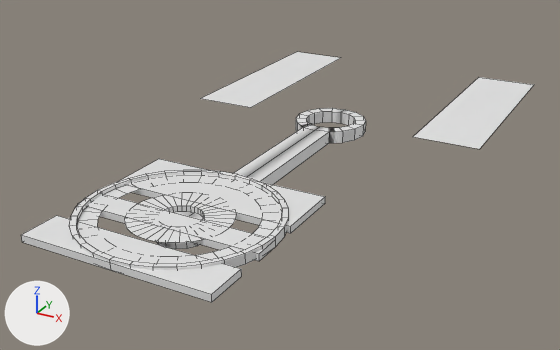
Renders of the OBJ model assets/engine.obj from each side of a commit.
Rendered twice from a camera (50 mm lens) standing at (3.91, -5.2, 3.3) and looking at (-0.17, 2.21, -0.41). Arrows for +X, +Y and +Z are at lower left; the lights stay in place. Mesh edges are drawn as thin lines. Where no turn or scale is listed for an object, it has been applied to the vertices.

The first picture shows 'Engine.001_Cylinder.001', 'Engine.002_Plane.001', 'Engine.003_Plane', 'Engine.004_Cylinder.003'.
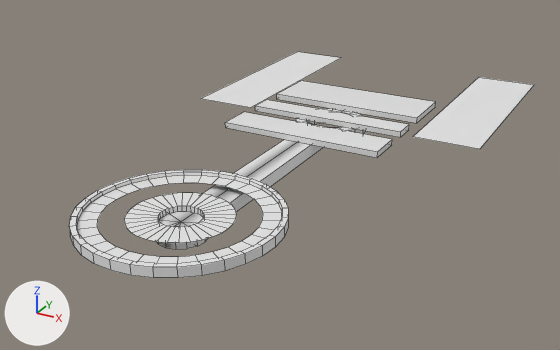
Boxes [x1, y1, x2, y2] around the edits, measured in the pictures (560 x 350 px; the box of a moved part takes in the faces that stretch with it):
'Engine.003_Plane', reshaped (30% narrower, 46% shorter)
    before: [21, 159, 325, 302]
    after: [225, 81, 436, 158]
part 1 of me_engine_003_plane, moved or reshaped
    before: [120, 159, 325, 233]
    after: [277, 81, 436, 123]
part 2 of me_engine_003_plane, moved or reshaped
    before: [21, 215, 242, 302]
    after: [225, 112, 392, 158]
part 3 of me_engine_003_plane, moved or reshaped
    before: [78, 194, 276, 261]
    after: [255, 100, 409, 137]

The edits, one by one:
me_engine_003_plane has 24 vertices, 18 faces and spans x -1.0..1.0, y -1.0..1.0, z 0.0..0.07.
me_engine_003_plane is used by ob_engine_003_plane; location (0.0, 0.0, 0.0).
me_engine_003_plane part 1: the loose piece of 8 vertices spanning x -1.0..1.0, y 0.29..1.0, z 0.0..0.07 is moved by (0.0, 3.34, 0.0).
me_engine_003_plane part 2: the loose piece of 8 vertices spanning x -1.0..1.0, y -1.0..-0.56, z 0.0..0.07 is moved by (0.0, 3.34, 0.0).
me_engine_003_plane part 3: the loose piece of 8 vertices spanning x -1.0..1.0, y -0.28..0.01, z 0.0..0.07 is moved by (0.0, 3.34, 0.0).
